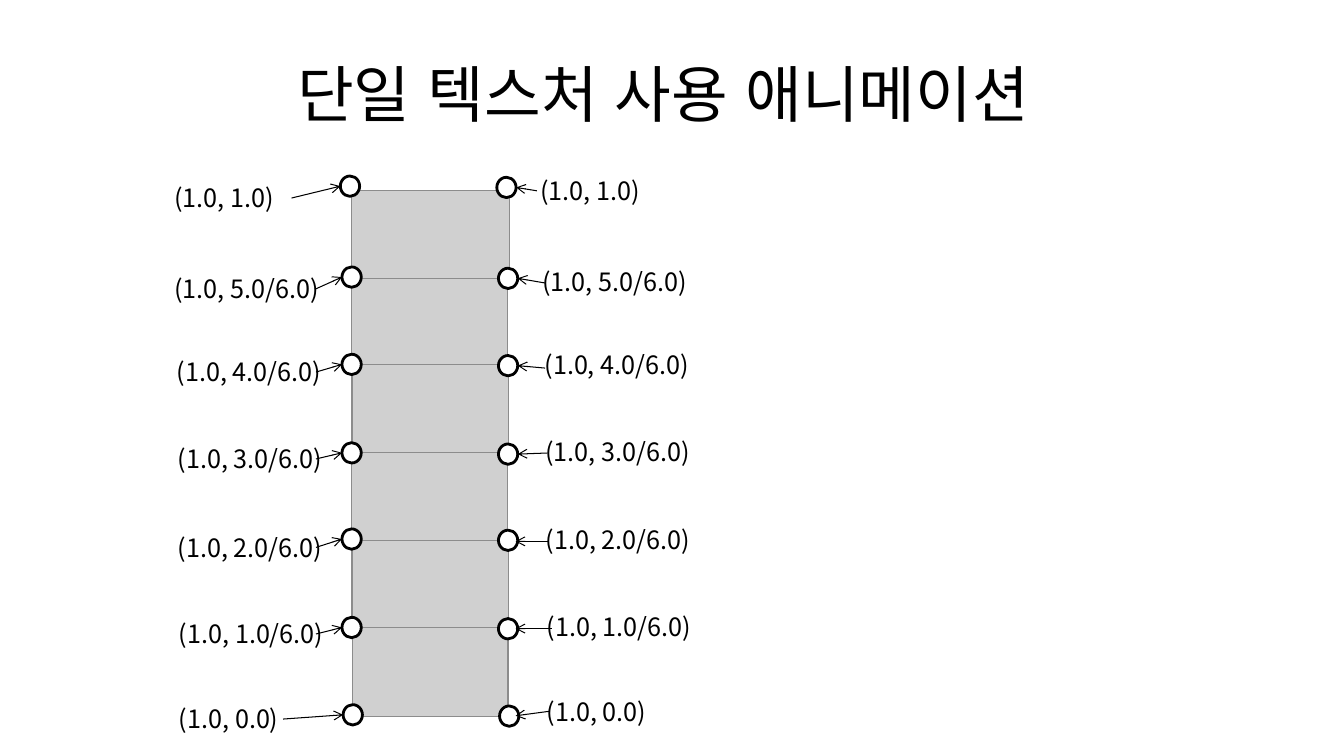
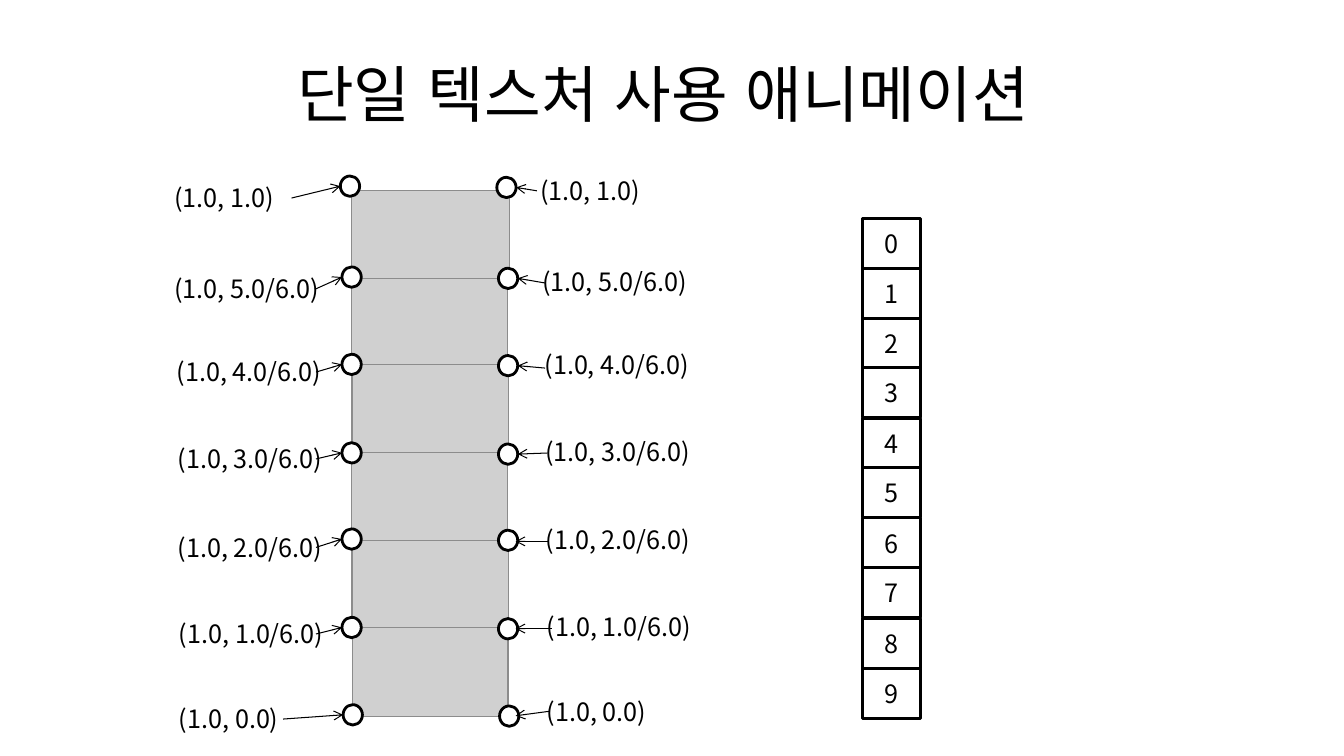
Before and after one commit to hhg56/shader, a slide deck: slide 25 of Lecture8.pptx. Drawn at 1344x756 pixels with LibreOffice and Linux fonts; fonts in the diff are those of the drawing; grey boxes stand for pictures. Boxes give left, top, right and bottom in pixels: in the first picture for what was removed or moved away, otherwise in the second. Text is boxed around its words. In the diff, an @@ line names an element or a change of style, - is before the commit and + after.

```diff
--- a/Lecture8.pptx
+++ b/Lecture8.pptx
@@ rectangle added at (863, 219, 921, 269), fill #FFFFFF, outline #000000 2 pt, 18 pt, text #000000 @@
+0
@@ rectangle added at (863, 268, 921, 319), fill #FFFFFF, outline #000000 2 pt, 18 pt, text #000000 @@
+1
@@ rectangle added at (863, 319, 921, 369), fill #FFFFFF, outline #000000 2 pt, 18 pt, text #000000 @@
+2
@@ rectangle added at (863, 368, 921, 418), fill #FFFFFF, outline #000000 2 pt, 18 pt, text #000000 @@
+3
@@ rectangle added at (863, 418, 921, 469), fill #FFFFFF, outline #000000 2 pt, 18 pt, text #000000 @@
+4
@@ rectangle added at (863, 468, 921, 518), fill #FFFFFF, outline #000000 2 pt, 18 pt, text #000000 @@
+5
@@ rectangle added at (863, 518, 921, 569), fill #FFFFFF, outline #000000 2 pt, 18 pt, text #000000 @@
+6
@@ rectangle added at (863, 568, 921, 618), fill #FFFFFF, outline #000000 2 pt, 18 pt, text #000000 @@
+7
@@ rectangle added at (863, 618, 921, 668), fill #FFFFFF, outline #000000 2 pt, 18 pt, text #000000 @@
+8
@@ rectangle added at (863, 668, 921, 719), fill #FFFFFF, outline #000000 2 pt, 18 pt, text #000000 @@
+9
```
Also in this commit, not shown: 23 other files.
